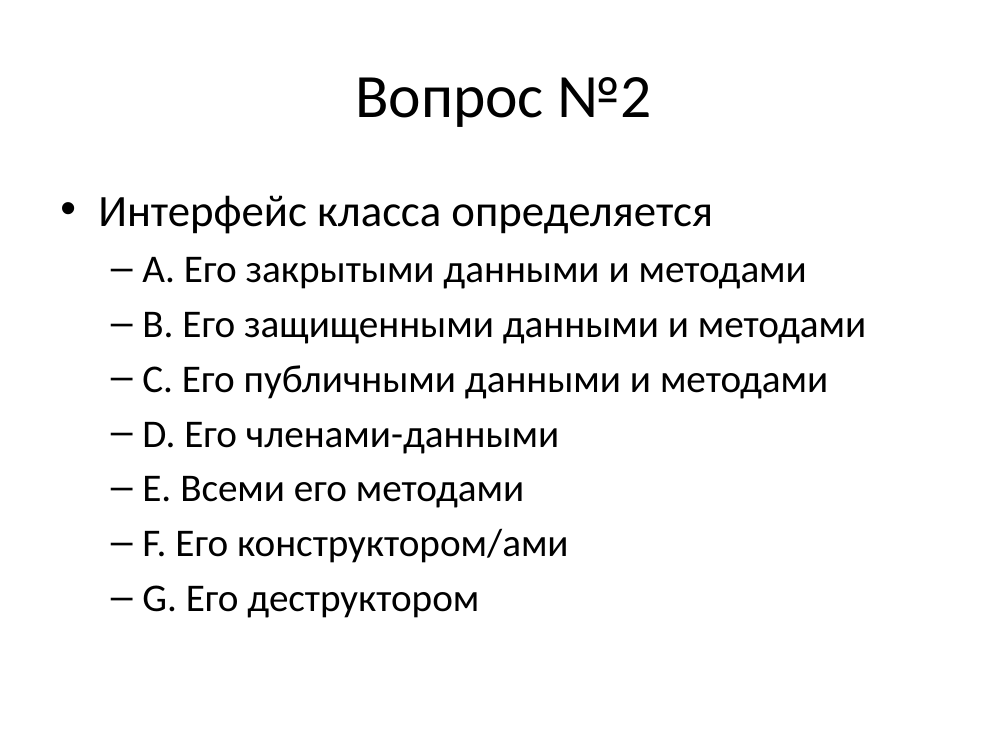
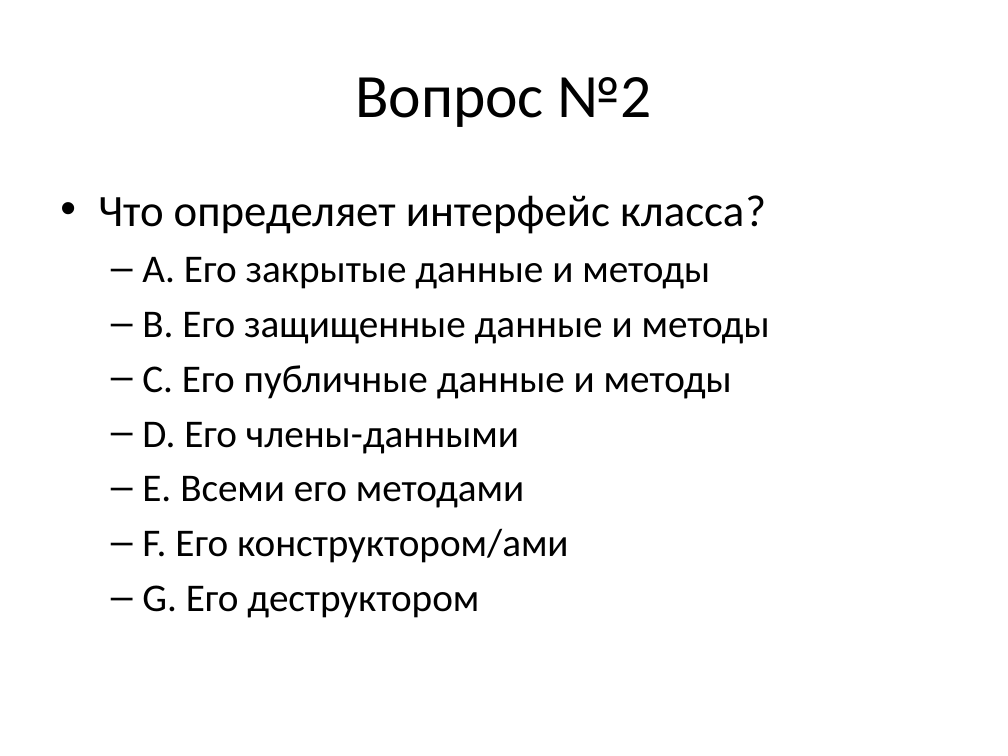
Before and after one commit to alexey-malov/oop, a slide deck: slide 2 of lectures/02/Тест.pptx. Drawn at 1008x756 pixels with LibreOffice and Linux fonts; fonts in the diff are those of the drawing. Boxes give left, top, right and bottom in pixels: in the first picture for what was removed or moved away, otherwise in the second. Text is boxed around its words. In the diff, an @@ line names an element or a change of style, - is before the commit and + after.

```diff
--- a/lectures/02/Тест.pptx
+++ b/lectures/02/Тест.pptx
@@ text at box(98, 195, 770, 454): text changed @@
-• Интерфейс класса определяется
-  – A. Его закрытыми данными и методами
-  – B. Его защищенными данными и методами
-  – C. Его публичными данными и методами
-  – D. Его членами-данными
+• Что определяет интерфейс класса?
+  – A. Его закрытые данные и методы
+  – B. Его защищенные данные и методы
+  – C. Его публичные данные и методы
+  – D. Его члены-данными
```
Also in this commit, not shown: 1 other slide changed, 2 other files.
